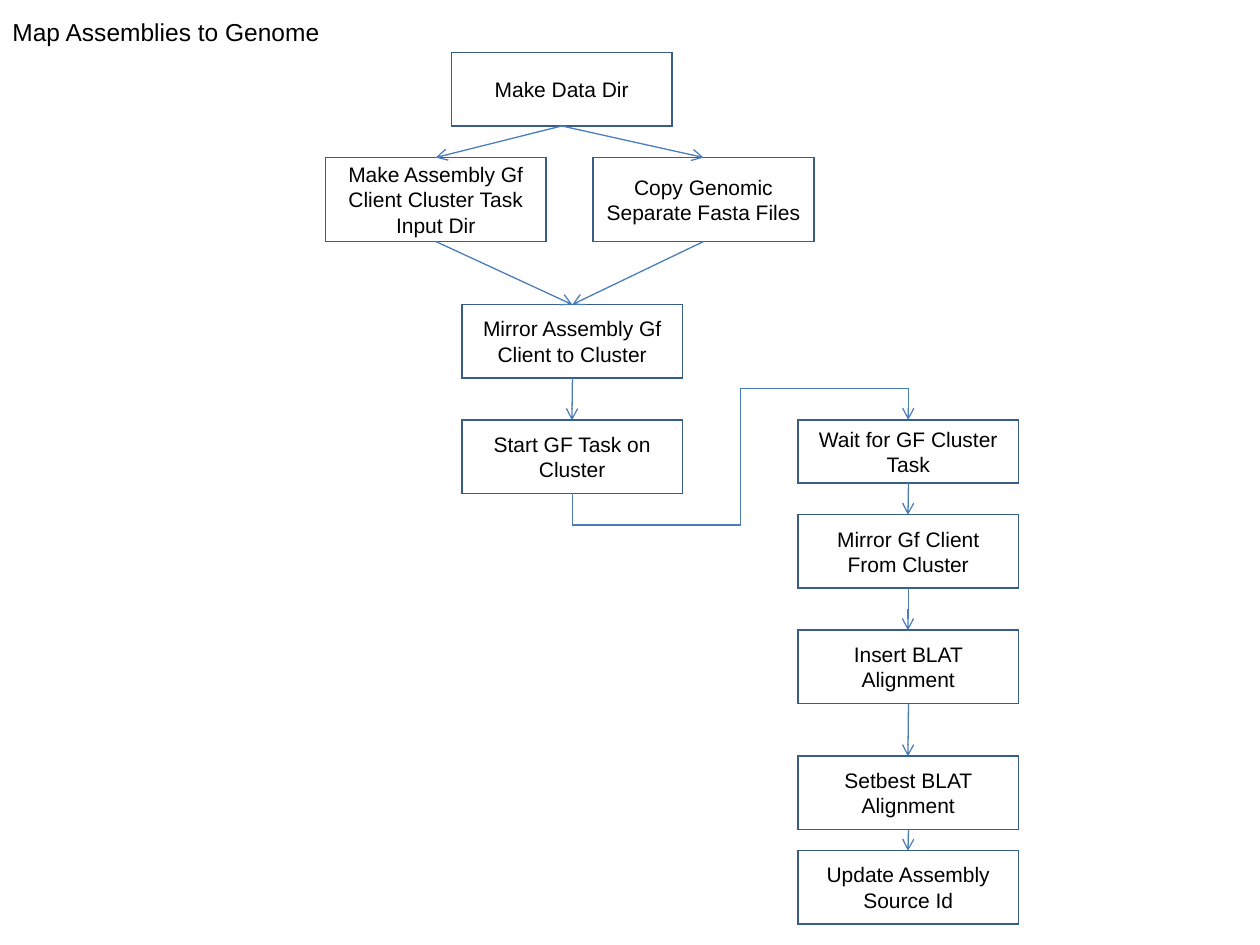
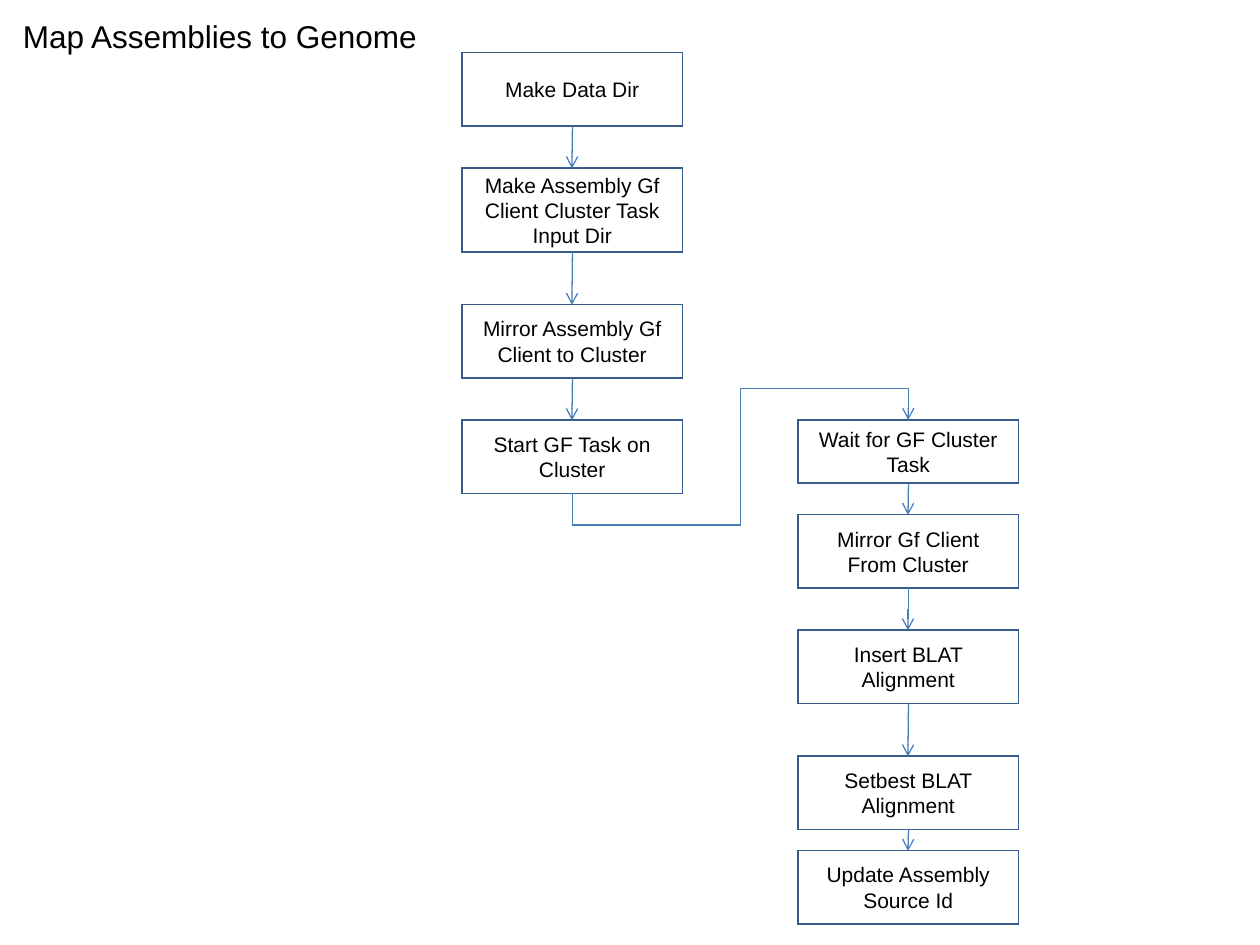
Before and after one commit to VEuPathDB/ApiCommonData, a slide deck: slide 13 of Load/doc/workflow/AnalysisWorkflow.ppt (slide 14 before the commit). Drawn at 1260x945 pixels with LibreOffice and Linux fonts; fonts in the diff are those of the drawing. Boxes give left, top, right and bottom in pixels: in the first picture for what was removed or moved away, otherwise in the second. Text is boxed around its words. In the diff, an @@ line names an element or a change of style, - is before the commit and + after.

```diff
--- a/Load/doc/workflow/AnalysisWorkflow.ppt
+++ b/Load/doc/workflow/AnalysisWorkflow.ppt
@@ text "Map Assemblies to Genome": place and size @@
-text "Map Assemblies to Genome" at <box>12,23,319,46</box>
+text "Map Assemblies to Genome" at <box>23,25,417,54</box>
@@ text "Map Assemblies to Genome" at <box>23,25,417,54</box>: size 14 to 18 pt @@
@@ rectangle "Make Data Dir": place and size @@
-rectangle "Make Data Dir" at <box>451,53,672,126</box>
+rectangle "Make Data Dir" at <box>462,53,683,126</box>
@@ arrow removed from (562, 126) to (436, 158) @@
@@ arrow moved from (562, 126) - (703, 158) to (572, 126) - (572, 169) @@
@@ rectangle "Make Assembly Gf Client Cluster ...": place and size @@
-rectangle "Make Assembly Gf Client Cluster ..." at <box>325,158,546,242</box>
+rectangle "Make Assembly Gf Client Cluster ..." at <box>462,168,683,252</box>
@@ rectangle removed at <box>593,158,814,242</box> @@
-Copy Genomic Separate Fasta Files
@@ arrow removed from (436, 242) to (572, 305) @@
@@ arrow moved from (703, 242) - (572, 305) to (572, 252) - (572, 305) @@
```
Also in this commit, not shown: 11 other slides changed, 3 slides added, 3 slides removed.
